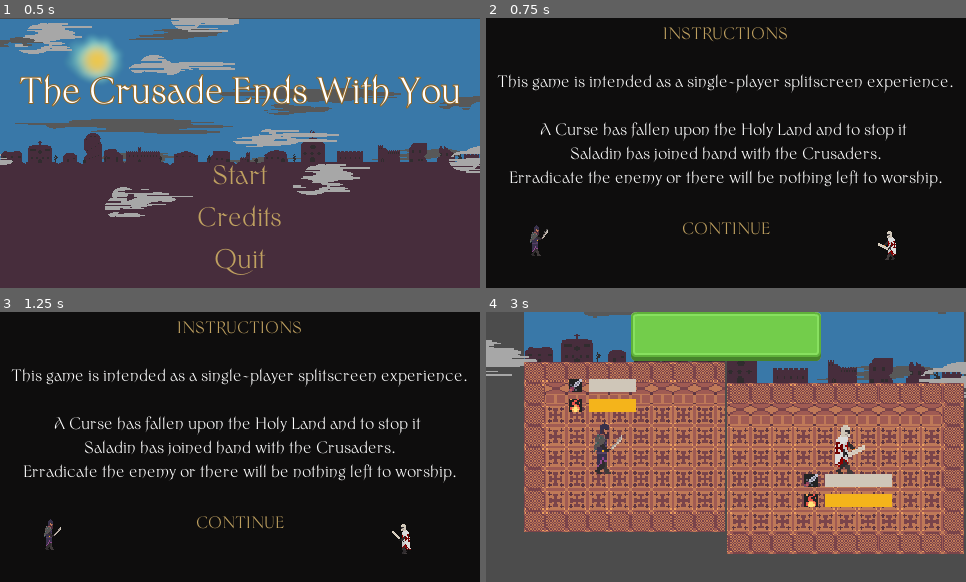
Above: before the commit, frames 1-4 (two rows, left to right).
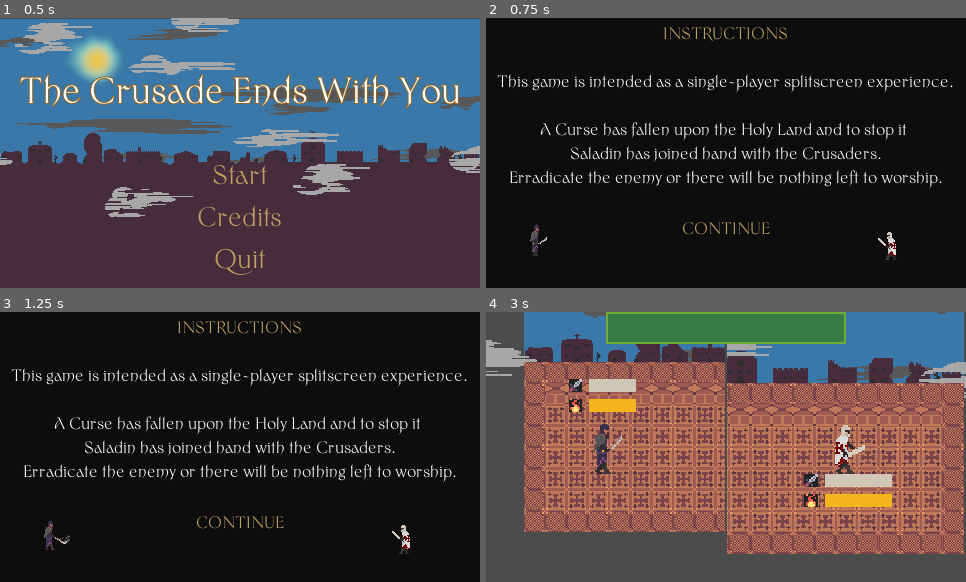
Above: after the commit, the same moments.

Repository: imav97/GMTK2021
Game: Godot game, scene res://Root.tscn
The game is run twice, just before and just after one commit, with the same random seed, the same clock (stepped at 60 frames per second) and the same inputs.
Inputs:
- Up to frame 1 (0.5 s): no input
- Up to frame 2 (0.75 s): click "Start" at 0.5 s
- Up to frame 3 (1.25 s): no input
- Up to frame 4 (3 s): click "CONTINUE" at 1.25 s; click "CONTINUE" at 2 s; click "CONTINUE" at 2.75 s

Frame 1 is identical in both runs. In frame 2, 0.2% of the frame differs, in the area x 9-86%, y 76-90%; in frame 3, 0.2%; in frame 4, 8.1%, in the area x 25-75%, y 0-19%.

Commit message:
better hp bar

Diff:
--- a/gmtk2021/GeneralInstructions.tscn
+++ b/gmtk2021/GeneralInstructions.tscn
@@ -227,13 +227,13 @@
 [node name="AnimatedSprite" type="AnimatedSprite" parent="."]
 position = Vector2( 51.0268, 221.746 )
 frames = SubResource( 15 )
-frame = 4
+frame = 3
 playing = true
 
 [node name="AnimatedSprite2" type="AnimatedSprite" parent="."]
 position = Vector2( 403.175, 225.526 )
 frames = SubResource( 27 )
-frame = 9
+frame = 8
 playing = true
 flip_h = true
 
--- a/gmtk2021/Main.tscn
+++ b/gmtk2021/Main.tscn
@@ -1,7 +1,7 @@
 [gd_scene load_steps=5 format=2]
 
-[ext_resource path="res://Resources/grey_button03.png" type="Texture" id=1]
-[ext_resource path="res://Resources/green_button02.png" type="Texture" id=2]
+[ext_resource path="res://Resources/progress_hp_foreground.png" type="Texture" id=1]
+[ext_resource path="res://Resources/progress_hp.png" type="Texture" id=2]
 [ext_resource path="res://Camera2D.gd" type="Script" id=3]
 [ext_resource path="res://Main.gd" type="Script" id=4]
 
@@ -67,12 +67,13 @@
 }
 
 [node name="TextureProgress" type="TextureProgress" parent="CanvasLayer/Control/CenterContainer"]
-margin_left = 145.0
-margin_right = 335.0
-margin_bottom = 49.0
+margin_left = 120.0
+margin_top = 8.0
+margin_right = 360.0
+margin_bottom = 40.0
 size_flags_horizontal = 3
 size_flags_vertical = 3
-texture_under = ExtResource( 1 )
-texture_progress = ExtResource( 2 )
+texture_under = ExtResource( 2 )
+texture_progress = ExtResource( 1 )
 fill_mode = 6
 tint_under = Color( 1, 0.976471, 0.976471, 1 )
--- a/gmtk2021/SaladinInstructions.tscn
+++ b/gmtk2021/SaladinInstructions.tscn
@@ -156,7 +156,7 @@
 [node name="AnimatedSprite" type="AnimatedSprite" parent="."]
 position = Vector2( 238.681, 205.078 )
 frames = SubResource( 16 )
-frame = 1
+frame = 4
 playing = true
 
 [connection signal="pressed" from="VBoxContainer/Button" to="." method="_on_Button_pressed"]
--- a/gmtk2021/TemplarInstructions.tscn
+++ b/gmtk2021/TemplarInstructions.tscn
@@ -167,7 +167,7 @@
 [node name="AnimatedSprite" type="AnimatedSprite" parent="."]
 position = Vector2( 231.825, 244.425 )
 frames = SubResource( 15 )
-frame = 9
+frame = 10
 playing = true
 
 [connection signal="pressed" from="VBoxContainer/Button" to="." method="_on_Button_pressed"]
Binary file added: gmtk2021/Resources/progress_hp.png
Not shown, added: gmtk2021/Resources/progress_hp.png.import
Binary file added: gmtk2021/Resources/progress_hp_foreground.png
Not shown, added: gmtk2021/Resources/progress_hp_foreground.png.import
